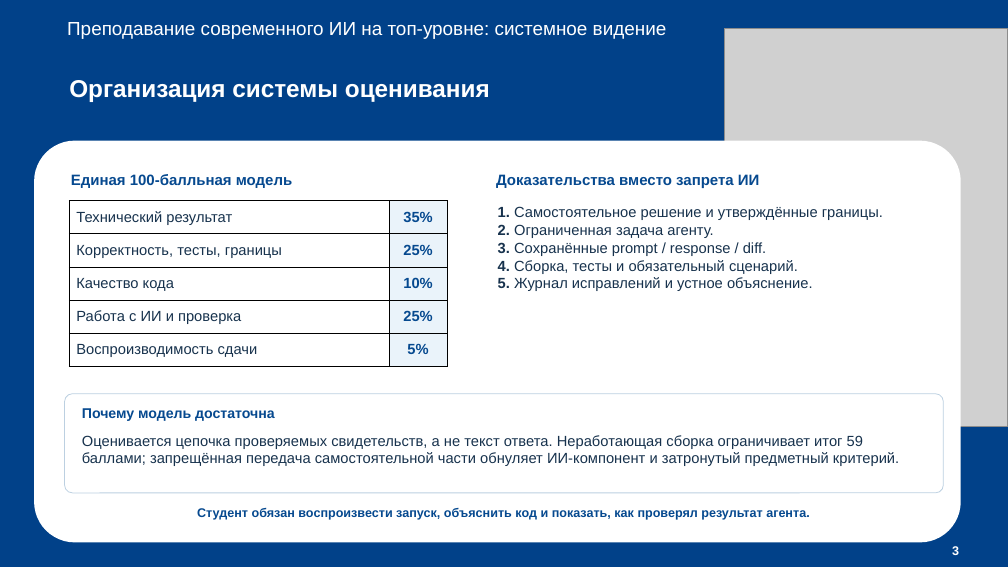
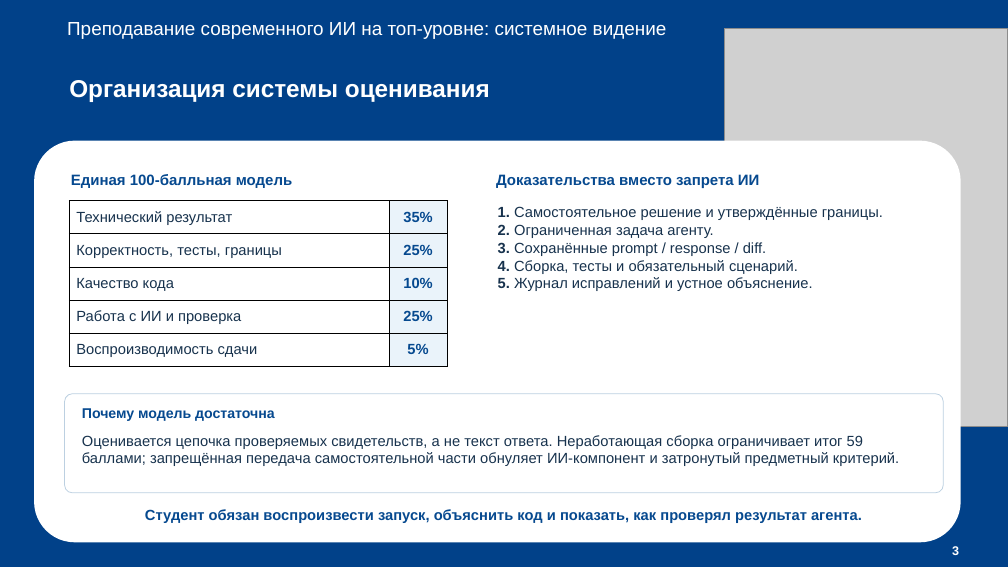
Before and after one commit to Stasychbr/top_ai_2026, a slide deck: slide 4 of data/Java_AI_course_defense(2).pptx. Drawn at 1008x567 pixels with LibreOffice and Linux fonts; fonts in the diff are those of the drawing; grey boxes stand for pictures. Boxes give left, top, right and bottom in pixels: in the first picture for what was removed or moved away, otherwise in the second. Text is boxed around its words. In the diff, an @@ line names an element or a change of style, - is before the commit and + after.

```diff
--- a/data/Java_AI_course_defense(2).pptx
+++ b/data/Java_AI_course_defense(2).pptx
@@ text "Студент обязан воспроизвести запуск, объяснить ...": place and size @@
-text "Студент обязан воспроизвести запуск, объяснить ..." at [197, 508, 809, 520]
+text "Студент обязан воспроизвести запуск, объяснить ..." at [145, 509, 862, 523]
@@ text "Студент обязан воспроизвести запуск, объяснить ..." at [145, 509, 862, 523]: size 12 to 14 pt @@
```
Also in this commit, not shown: 4 other slides changed, 1 slide added, 1 other file.
